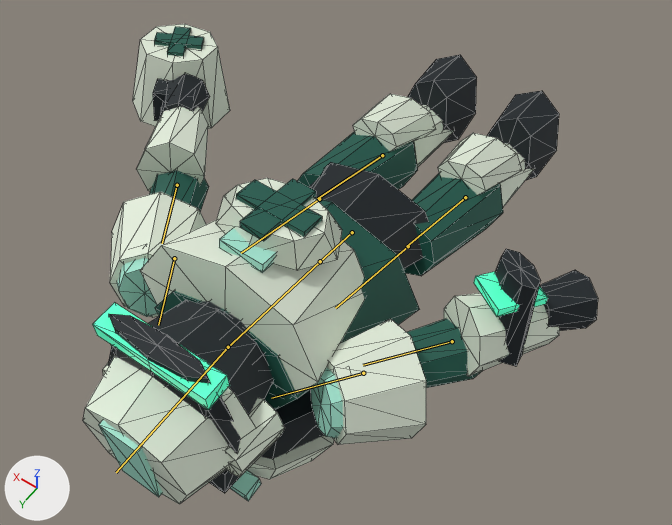
One commit to the glTF model public/assets/actors/arc-medic.glb: the scene before it, then after it.
Before and after are seen from a 50 mm lens placed at (-1.015, 1.743, 2.486), pointed at (0.035, 0.274, 0.177). The lights are fixed; the arrows at lower left show +X, +Y and +Z. The older version comes first. Both versions are drawn at frame 19 of the action 'death'; the numbers are the values there. The bones that bend it are drawn over the model as lines. Mesh edges are drawn as thin lines.

In view in the first picture: 'arc-medic-body', 'arc-medic-owner', 'arc-medic-visor'.
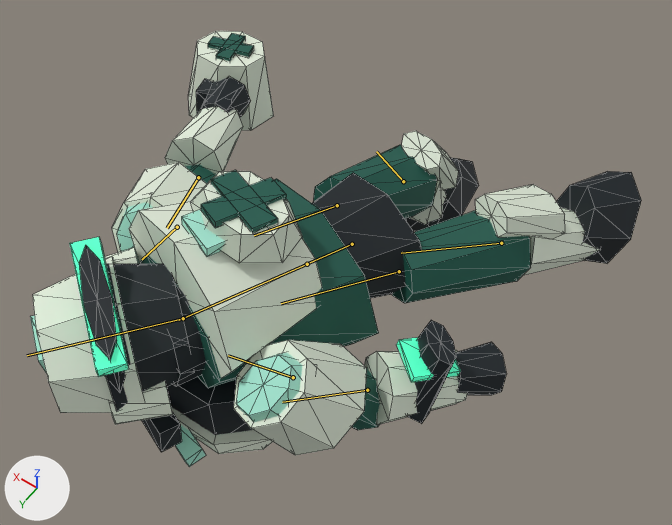
What differs and where, as boxes (x1, y1, x2, y2) in the pictures (672 x 525 px):
```json
{"object": "arc-medic-body", "change": "posed", "before": [83, 24, 598, 504], "after": [32, 31, 641, 455], "on screen": "18% wider, 12% shorter"}
{"object": "arc-medic-owner", "change": "posed", "before": [99, 228, 343, 501], "after": [30, 202, 303, 467], "on screen": "12% wider"}
{"object": "arc-medic-visor", "change": "posed", "before": [92, 272, 548, 410], "after": [70, 237, 461, 382], "on screen": "14% narrower"}
{"bone": "pelvis", "before": "(352, 232) to (319, 262)", "after": "(352, 244) to (305, 264)"}
{"bone": "head", "before": "(228, 347) to (116, 472)", "after": "(183, 318) to (27, 355)"}
{"bone": "left-arm", "before": "(174, 258) to (158, 325)", "after": "(177, 227) to (142, 259)"}
{"bone": "left-forearm", "before": "(177, 185) to (162, 243)", "after": "(198, 177) to (167, 228)"}
{"bone": "right-arm", "before": "(363, 373) to (271, 398)", "after": "(293, 377) to (228, 355)"}
{"bone": "right-forearm", "before": "(452, 341) to (363, 365)", "after": "(367, 390) to (282, 402)"}
{"bone": "left-leg", "before": "(319, 199) to (241, 253)", "after": "(337, 205) to (254, 235)"}
{"bone": "left-shin", "before": "(382, 155) to (317, 198)", "after": "(403, 181) to (376, 151)"}
{"bone": "right-leg", "before": "(408, 246) to (335, 308)", "after": "(399, 271) to (281, 303)"}
{"bone": "right-shin", "before": "(465, 197) to (406, 246)", "after": "(501, 243) to (401, 253)"}
```

Scene script edits in JSON lines:
```json
{"block": "bone_pelvis", "where": "bone_pelvis = bpy.data.objects['arc-medic'].pose.bones['pelvis']"}
{"op": "set", "path": "bone_pelvis.location", "old": "(0.0, -0.588, -0.245)", "new": "(0.0, -0.647, -0.245)"}
{"op": "set", "path": "bone_pelvis.rotation_quaternion", "old": "(0.757, -0.652, 0.0, 0.0)", "new": "(0.737, -0.652, -0.122, -0.125)", "note": "degrees (-81, 0, 0) -> degrees (-83, -20, -2)"}
{"block": "bone_head", "where": "bone_head = bpy.data.objects['arc-medic'].pose.bones['head']  # child of 'spine'"}
{"op": "set", "path": "bone_head.rotation_quaternion", "old": "(0.995, -0.098, 0.0, 0.0)", "new": "(0.974, -0.066, -0.165, -0.139)", "note": "degrees (-11, 0, 0) -> degrees (-5, -20, -15)"}
{"block": "bone_left_arm", "where": "bone_left_arm = bpy.data.objects['arc-medic'].pose.bones['left-arm']  # child of 'spine'"}
{"op": "set", "path": "bone_left_arm.rotation_quaternion", "old": "(0.96, 0.0, 0.0, 0.281)", "new": "(0.926, 0.17, 0.066, 0.329)", "note": "degrees (0, 0, 33) -> degrees (21, 1, 39)"}
{"block": "bone_left_forearm", "where": "bone_left_forearm = bpy.data.objects['arc-medic'].pose.bones['left-forearm']  # child of 'left-arm'"}
{"op": "set", "path": "bone_left_forearm.rotation_quaternion", "old": "(1.0, 0.0, 0.0, 0.0)", "new": "(0.985, -0.171, 0.0, 0.0)", "note": "degrees (0, 0, 0) -> degrees (-20, 0, 0)"}
{"block": "bone_right_arm", "where": "bone_right_arm = bpy.data.objects['arc-medic'].pose.bones['right-arm']  # child of 'spine'"}
{"op": "set", "path": "bone_right_arm.rotation_quaternion", "old": "(0.96, 0.0, 0.0, -0.281)", "new": "(0.917, 0.367, -0.104, -0.117)", "note": "degrees (0, 0, -33) -> degrees (45, -6, -17)"}
{"block": "bone_right_forearm", "where": "bone_right_forearm = bpy.data.objects['arc-medic'].pose.bones['right-forearm']  # child of 'right-arm'"}
{"op": "set", "path": "bone_right_forearm.rotation_quaternion", "old": "(1.0, 0.0, 0.0, 0.0)", "new": "(0.95, -0.313, 0.0, 0.0)", "note": "degrees (0, 0, 0) -> degrees (-36, 0, 0)"}
{"block": "bone_left_leg", "where": "bone_left_leg = bpy.data.objects['arc-medic'].pose.bones['left-leg']  # child of 'pelvis'"}
{"op": "set", "path": "bone_left_leg.rotation_quaternion", "old": "(0.998, 0.069, 0.0, 0.0)", "new": "(0.979, 0.165, -0.073, 0.097)", "note": "degrees (8, 0, 0) -> degrees (18, -10, 10)"}
{"block": "bone_left_shin", "where": "bone_left_shin = bpy.data.objects['arc-medic'].pose.bones['left-shin']  # child of 'left-leg'"}
{"op": "set", "path": "bone_left_shin.rotation_quaternion", "old": "(1.0, 0.01, 0.0, 0.0)", "new": "(0.958, 0.287, 0.0, 0.0)", "note": "degrees (1, 0, 0) -> degrees (33, 0, 0)"}
{"block": "bone_right_leg", "where": "bone_right_leg = bpy.data.objects['arc-medic'].pose.bones['right-leg']  # child of 'pelvis'"}
{"op": "set", "path": "bone_right_leg.rotation_quaternion", "old": "(0.998, 0.069, 0.0, 0.0)", "new": "(0.996, 0.033, 0.042, -0.07)", "note": "degrees (8, 0, 0) -> degrees (3, 5, -8)"}
{"block": "bone_right_shin", "where": "bone_right_shin = bpy.data.objects['arc-medic'].pose.bones['right-shin']  # child of 'right-leg'"}
{"op": "set", "path": "bone_right_shin.rotation_quaternion", "old": "(1.0, 0.01, 0.0, 0.0)", "new": "(0.995, 0.095, 0.0, 0.0)", "note": "degrees (1, 0, 0) -> degrees (11, 0, 0)"}
```
